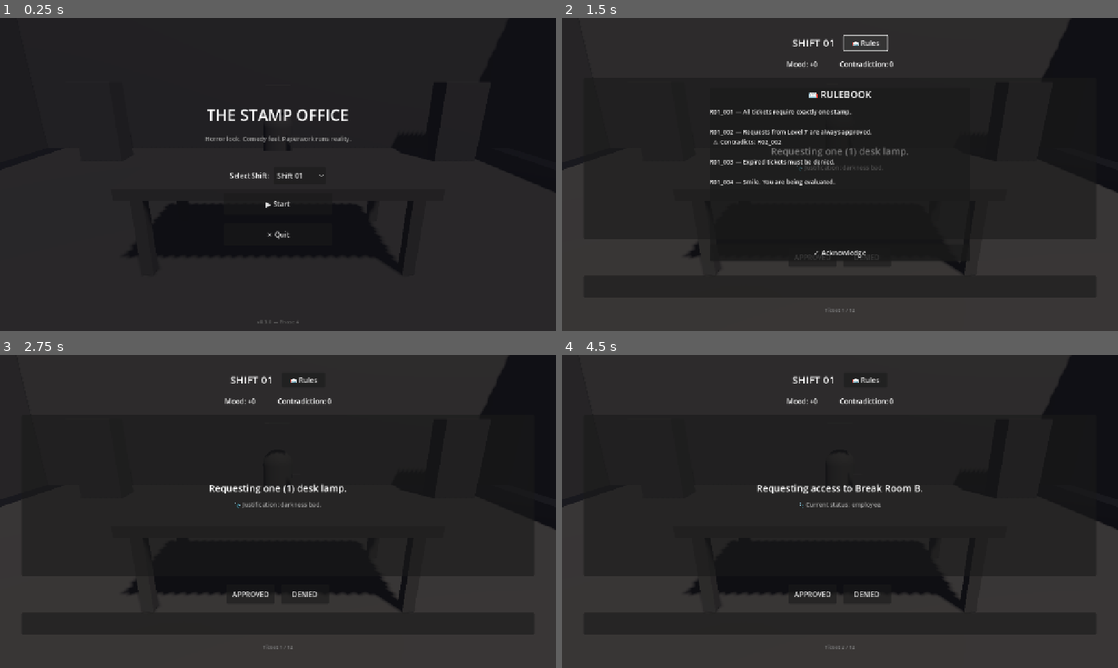
Above: before the commit, frames 1-4 (two rows, left to right).
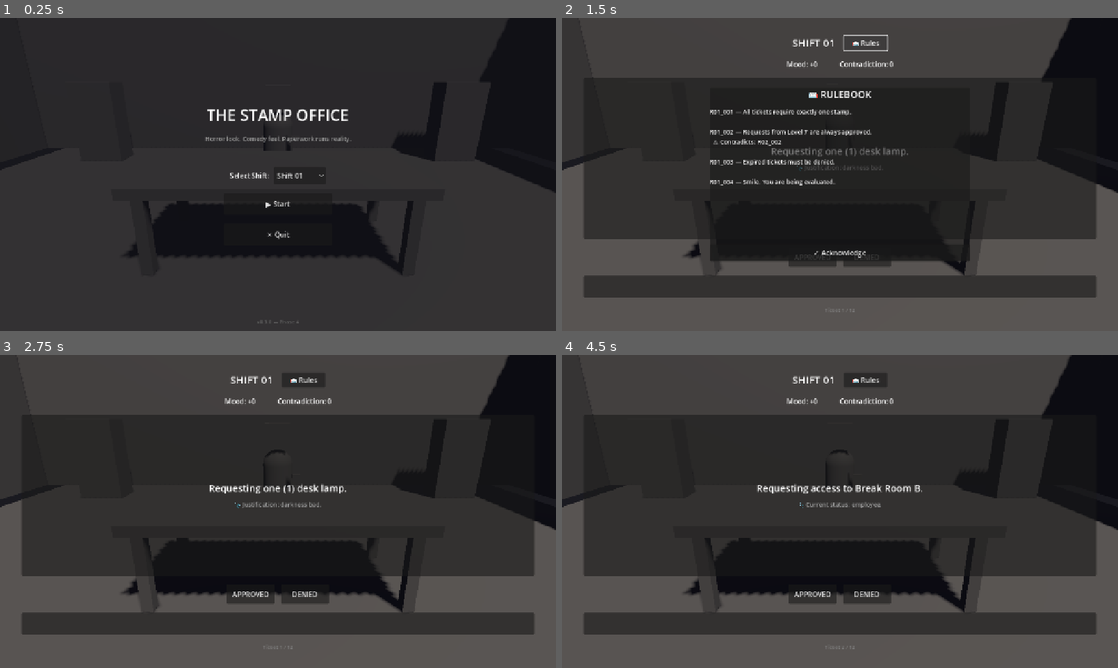
Above: after the commit, the same moments.

Repository: ThanhNguyxn/the-stamp-office
Game: Godot game, scene res://scenes/Main.tscn
The game is run twice, just before and just after one commit, with the same random seed, the same clock (stepped at 60 frames per second) and the same inputs.
Inputs:
- Up to frame 1 (0.25 s): no input
- Up to frame 2 (1.5 s): click "▶ Start" at 0.5 s; click "📖 Rules" at 1.25 s
- Up to frame 3 (2.75 s): click "APPROVED" at 2 s
- Up to frame 4 (4.5 s): click "DENIED" at 2.75 s; click "📖 Rules" at 3.5 s; click "✓ Acknowledge" at 4.25 s

The runs differ from the first frame. In frame 2, 20% of the frame differs, in the area x 0-100%, y 46-100%; in frame 3, 20%; in frame 4, 20%.

Commit message:
fix: make office backdrop visible

Diff:
--- a/game/scenes/Office3D.tscn
+++ b/game/scenes/Office3D.tscn
@@ -3,10 +3,10 @@
 [ext_resource type="Script" path="res://scripts/Office3D.gd" id="1_office"]
 
 [sub_resource type="ProceduralSkyMaterial" id="ProceduralSkyMaterial_1"]
-sky_top_color = Color(0.05, 0.05, 0.08, 1)
-sky_horizon_color = Color(0.1, 0.1, 0.12, 1)
-ground_bottom_color = Color(0.05, 0.05, 0.06, 1)
-ground_horizon_color = Color(0.1, 0.1, 0.12, 1)
+sky_top_color = Color(0.08, 0.08, 0.12, 1)
+sky_horizon_color = Color(0.15, 0.15, 0.18, 1)
+ground_bottom_color = Color(0.08, 0.08, 0.1, 1)
+ground_horizon_color = Color(0.15, 0.15, 0.18, 1)
 
 [sub_resource type="Sky" id="Sky_1"]
 sky_material = SubResource("ProceduralSkyMaterial_1")
@@ -14,11 +14,11 @@
 [sub_resource type="Environment" id="Environment_1"]
 background_mode = 2
 sky = SubResource("Sky_1")
-ambient_light_color = Color(0.15, 0.15, 0.18, 1)
-ambient_light_energy = 0.3
+ambient_light_color = Color(0.25, 0.25, 0.3, 1)
+ambient_light_energy = 0.5
 fog_enabled = true
-fog_light_color = Color(0.1, 0.1, 0.12, 1)
-fog_density = 0.015
+fog_light_color = Color(0.12, 0.12, 0.15, 1)
+fog_density = 0.01
 
 [sub_resource type="PlaneMesh" id="PlaneMesh_floor"]
 size = Vector2(10, 8)
@@ -90,8 +90,8 @@
 
 [node name="DirectionalLight3D" type="DirectionalLight3D" parent="."]
 transform = Transform3D(0.866, -0.433, 0.25, 0, 0.5, 0.866, -0.5, -0.75, 0.433, 2, 4, 2)
-light_color = Color(0.9, 0.85, 0.75, 1)
-light_energy = 0.7
+light_color = Color(0.95, 0.9, 0.8, 1)
+light_energy = 1.2
 shadow_enabled = true
 
 [node name="Camera3D" type="Camera3D" parent="."]
--- a/game/scenes/Shift.tscn
+++ b/game/scenes/Shift.tscn
@@ -27,12 +27,11 @@
 [node name="Office3D" parent="OfficeViewportContainer/OfficeViewport" instance=ExtResource("2_office")]
 
 [node name="Background" type="ColorRect" parent="."]
-modulate = Color(1, 1, 1, 0.85)
 layout_mode = 1
 anchors_preset = 15
 anchor_right = 1.0
 anchor_bottom = 1.0
-color = Color(0.1, 0.1, 0.12, 0.7)
+color = Color(0.08, 0.08, 0.1, 0.45)
 
 [node name="VBox" type="VBoxContainer" parent="."]
 layout_mode = 1
--- a/game/scripts/Office3D.gd
+++ b/game/scripts/Office3D.gd
@@ -12,10 +12,13 @@
 var light_base_energy: float = 1.0
 
 func _ready() -> void:
+	# Store base values for effects
 	if clerk:
 		clerk_base_y = clerk.position.y
 	if camera:
 		camera_base_pos = camera.position
+		# Ensure this camera is current (belt + suspenders)
+		camera.make_current()
 	if light:
 		light_base_energy = light.light_energy
 
@@ -28,21 +31,41 @@
 		clerk.rotation.y = sin(time * 0.8) * 0.02
 
 ## Apply tremor effect - camera shake + light flicker
+## Always returns to base position to prevent drift
 func apply_tremor(intensity: float = 0.5, duration: float = 0.3) -> void:
 	if not camera or not light:
 		return
 
-	# Camera shake
+	# Kill any existing tweens to prevent drift
+	var existing_tweens = get_tree().get_processed_tweens()
+
+	# Camera shake - always ends at base position
 	var shake_tween = create_tween()
+	shake_tween.set_trans(Tween.TRANS_QUAD)
 	var shake_amount = intensity * 0.15
 	shake_tween.tween_property(camera, "position", camera_base_pos + Vector3(shake_amount, 0, 0), duration * 0.1)
 	shake_tween.tween_property(camera, "position", camera_base_pos + Vector3(-shake_amount, shake_amount * 0.5, 0), duration * 0.1)
 	shake_tween.tween_property(camera, "position", camera_base_pos + Vector3(shake_amount * 0.5, -shake_amount * 0.5, 0), duration * 0.1)
 	shake_tween.tween_property(camera, "position", camera_base_pos, duration * 0.1)
+	# Ensure camera returns to base after tween completes
+	shake_tween.tween_callback(_reset_camera)
 
-	# Light flicker
+	# Light flicker - always ends at base energy
 	var light_tween = create_tween()
+	light_tween.set_trans(Tween.TRANS_QUAD)
 	light_tween.tween_property(light, "light_energy", light_base_energy * 0.3, duration * 0.15)
 	light_tween.tween_property(light, "light_energy", light_base_energy * 1.2, duration * 0.1)
 	light_tween.tween_property(light, "light_energy", light_base_energy * 0.5, duration * 0.1)
 	light_tween.tween_property(light, "light_energy", light_base_energy, duration * 0.15)
+	# Ensure light returns to base after tween completes
+	light_tween.tween_callback(_reset_light)
+
+## Reset camera to base position (prevents drift)
+func _reset_camera() -> void:
+	if camera:
+		camera.position = camera_base_pos
+
+## Reset light to base energy (prevents drift)
+func _reset_light() -> void:
+	if light:
+		light.light_energy = light_base_energy
Not shown, added: game/scripts/Office3D.gd.uid
